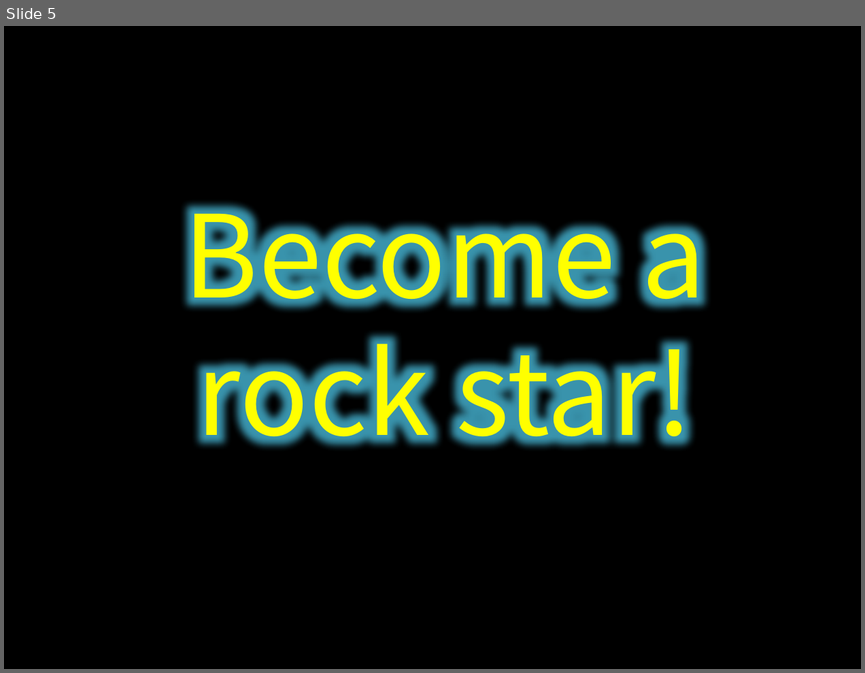
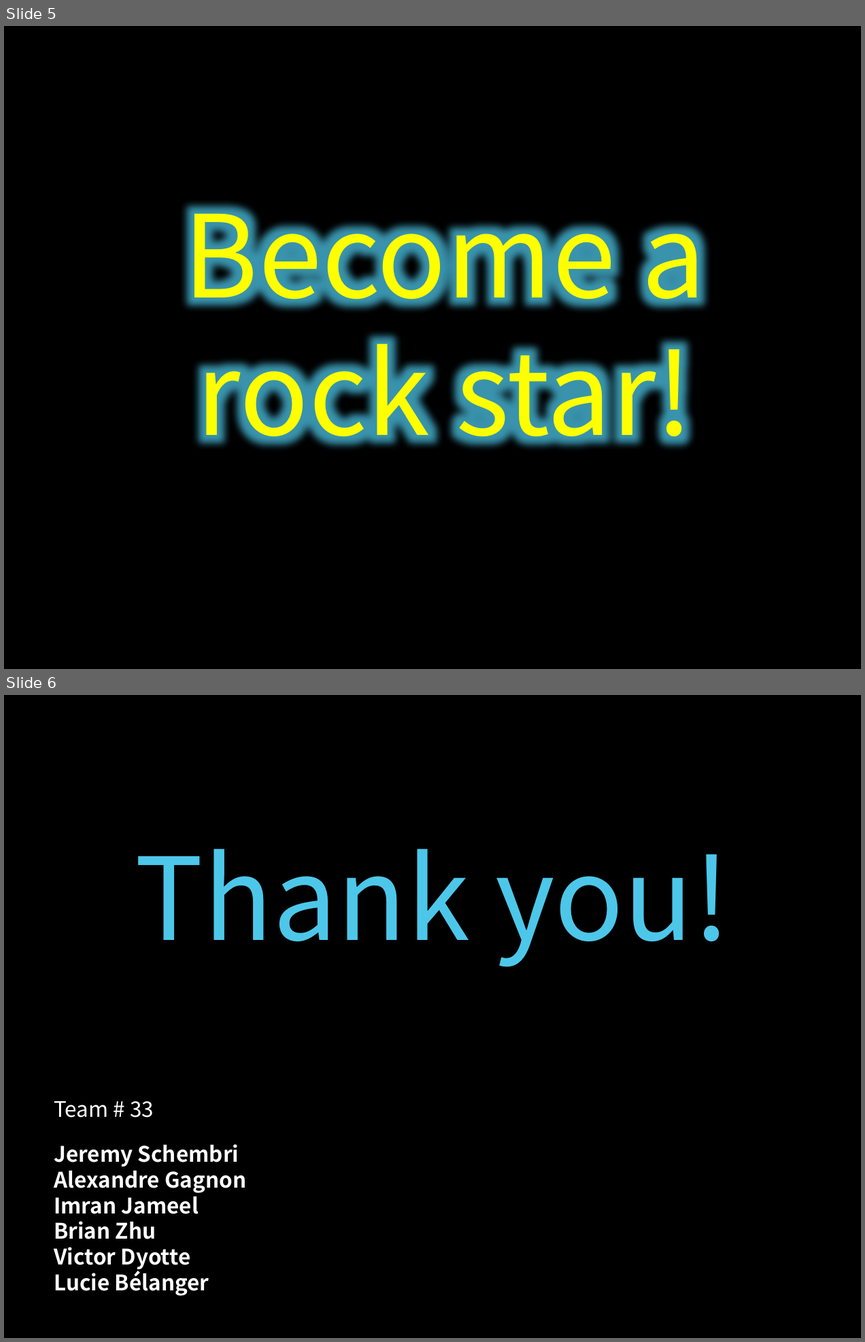
Before and after one commit to lucieb/MyoMusic, a slide deck: Presentation/MyoMusicPresentation.pptx. Shown one above the other, each under a label of ours: slide 5 before the commit, slides 5 and 6 after it. The pictures are 865x673 and 865x1342 pixels, drawn with LibreOffice and Linux fonts; fonts in the diff are those of the drawing; background and template pictures are left out. Boxes give left, top, right and bottom in pixels: in the first picture for what was removed or moved away, otherwise in the second. Text is boxed around its words. In the diff, an @@ line names an element or a change of style, - is before the commit and + after.

```diff
--- a/Presentation/MyoMusicPresentation.pptx
+++ b/Presentation/MyoMusicPresentation.pptx
@@ slide 6 added at (4,695,861,1338), background #000000 @@
@@ title added at (135,849,730,967), 96 pt, text #4DC7E9 @@
+Thank you!
@@ text added at (54,1101,154,1117), 18 pt, text #FFFFFF @@
+Team # 33
@@ text added at (54,1144,246,1295), 18 pt, text #FFFFFF, bold @@
+Jeremy Schembri
+Alexandre Gagnon
+Imran Jameel
+Brian Zhu
+Victor Dyotte
+Lucie Bélanger
```
Also in this commit, not shown: 1 slide changed.
